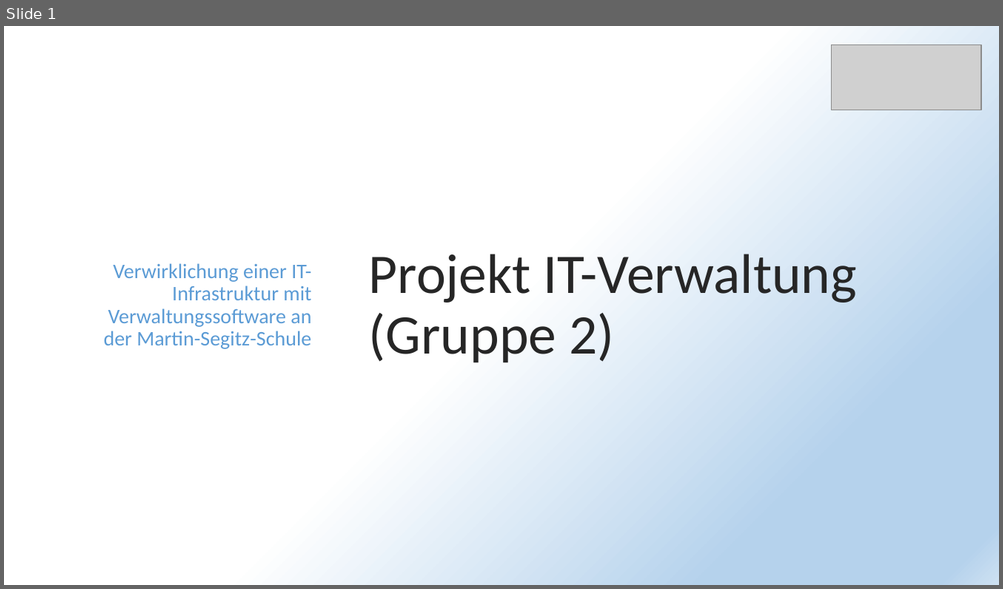
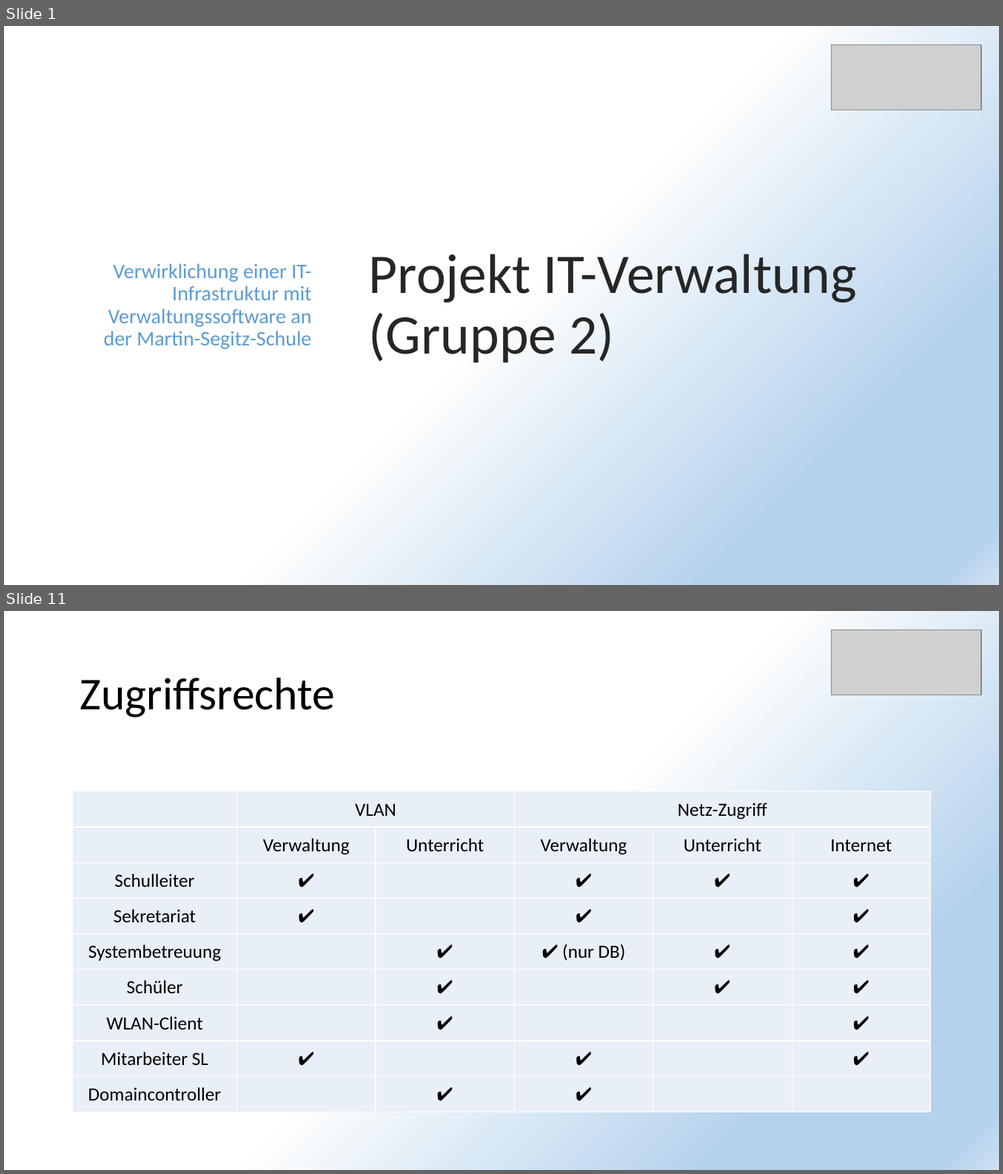
Before and after one commit to PapAnte/g2schoolproject, a slide deck: Projekt IT-Verwaltung.pptx. Shown one above the other, each under a label of ours: slide 1 before the commit, slides 1 and 11 after it; the slides between them are not shown. The pictures are 1003x589 and 1003x1174 pixels, drawn with LibreOffice and Linux fonts; fonts in the diff are those of the drawing; grey boxes stand for pictures. Boxes give left, top, right and bottom in pixels: in the first picture for what was removed or moved away, otherwise in the second. Text is boxed around its words. In the diff, an @@ line names an element or a change of style, - is before the commit and + after.

```diff
--- a/Projekt IT-Verwaltung.pptx
+++ b/Projekt IT-Verwaltung.pptx
@@ slide 11 added at (x1=4, y1=611, x2=999, y2=1170), background gradient #FFFFFF to #B5D2EC to #CEE1F2 @@
@@ picture added at (x1=831, y1=629, x2=981, y2=695) @@
@@ title added at (x1=79, y1=678, x2=335, y2=718), 44 pt, text #000000 @@
+Zugriffsrechte
@@ table added at (x1=73, y1=792, x2=931, y2=1113), 9 rows, 6 columns @@
+ | VLAN |  | Netz-Zugriff |  | 
+ | Verwaltung | Unterricht | Verwaltung | Unterricht | Internet
+Schulleiter | ✔ |  | ✔ | ✔ | ✔
+Sekretariat | ✔ |  | ✔ |  | ✔
+Systembetreuung |  | ✔ | ✔ (nur DB) | ✔ | ✔
+Schüler |  | ✔ |  | ✔ | ✔
+WLAN-Client |  | ✔ |  |  | ✔
+Mitarbeiter SL | ✔ |  | ✔ |  | ✔
+Domaincontroller |  | ✔ | ✔ |  | 
```
Also in this commit, not shown: 7 slides changed, 25 other slides added, 21 slides removed.
